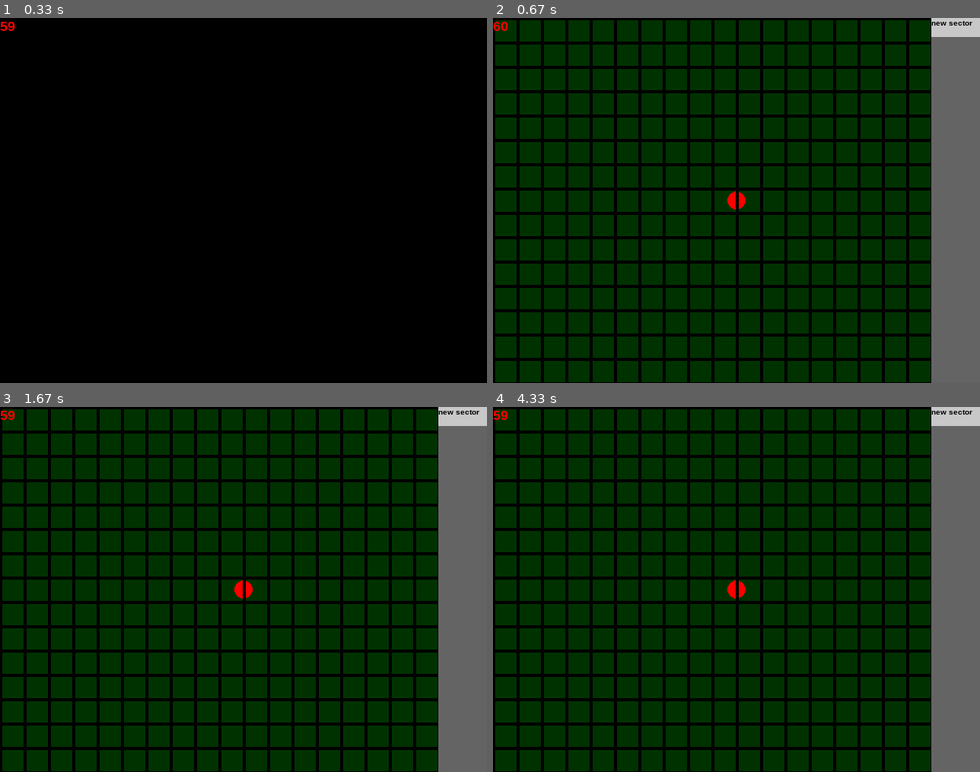
Above: before the commit, frames 1-4 (two rows, left to right).
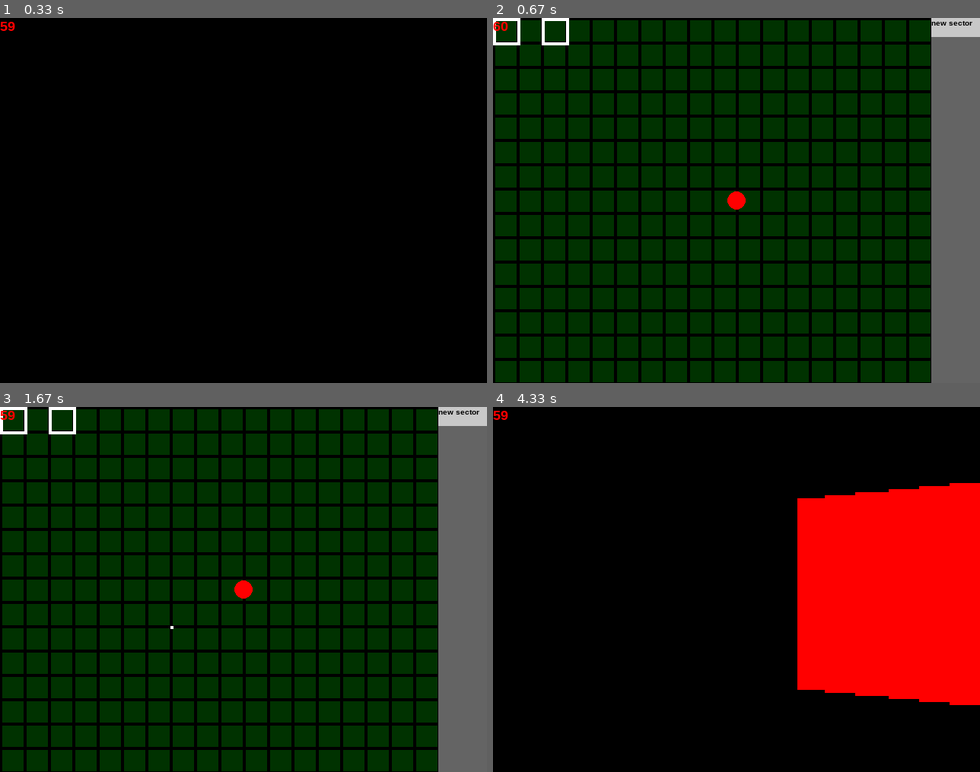
Above: after the commit, the same moments.

Repository: ArtonLong/pygame
Game: pygame game, started from 3d_rendering/main.py
Same seed, same stepped clock (60 frames per second), same inputs: the game is played once before the commit and once after it.
Inputs (mouse positions are in pixels of both pictures, inside the frame that each line leads up to):
- Up to frame 1 (0.33 s): no input
- Up to frame 2 (0.67 s): tap I at 0.33 s
- Up to frame 3 (1.67 s): click "new sector" at 0.72 s; tap I at 1 s; hold I from 1.33 s (still down); hold Right from 1.33 s (still down); move the mouse to (180, 615) at 1.37 s
- Up to frame 4 (4.33 s): release I at 1.8 s; release Right at 1.8 s; press the mouse at (955, 414) at 1.87 s; move the mouse to (760, 512) at 1.97 s; release the mouse at (561, 607) at 2.1 s; press the mouse at (955, 414) at 2.2 s; move the mouse to (760, 483) at 2.3 s; release the mouse at (570, 553) at 2.43 s; press the mouse at (955, 414) at 2.53 s; move the mouse to (882, 436) at 2.63 s; release the mouse at (814, 454) at 2.77 s; press the mouse at (955, 414) at 2.87 s; move the mouse to (794, 472) at 2.97 s; release the mouse at (629, 523) at 3.1 s; press the mouse at (955, 414) at 3.2 s; move the mouse to (867, 549) at 3.3 s; release the mouse at (775, 680) at 3.43 s; press the mouse at (955, 414) at 3.53 s; move the mouse to (911, 458) at 3.63 s; release the mouse at (872, 501) at 3.77 s; press the mouse at (955, 414) at 3.87 s; move the mouse to (765, 439) at 3.97 s; release the mouse at (580, 461) at 4.1 s; hold I from 4.17 s (still down); click (639, 644) at 4.25 s

Frame 1 is identical in both runs. In frame 2, 0.4% of the frame differs, in the area x 0-51%, y 0-53%; in frame 3, 0.4%; in frame 4, 82%, in the area x 0-100%, y 0-100%.

Commit message:
basic editor working, very annoying bug when rendering long walls: might be related to previus bug

Diff:
--- a/3d_rendering/editor.py
+++ b/3d_rendering/editor.py
@@ -1,6 +1,7 @@
 import pygame
 from pygame.locals import *
 import math
+import time
 
 from settings import *
 from sector import Sector, Wall
@@ -9,21 +10,27 @@
     def __init__(self, surface, player):
         self.DISPLAY_SURF = surface
         self.player = player
-        #self.mouse_pos = 0
-        self.sectors = []
-        self.walls = []
+        self.tslc = 0
+        self.sectors:list[Sector] = [Sector(0, 40, 3, 4, [Wall(0,0,32,0,1), Wall(32,0,32,32,2), Wall(32,32,0,32,1), Wall(0,32,0,0,2)]), Sector(0, 40, 1, 2, [Wall(64,96,0,0,3), Wall(96,96,0,32,4), Wall(96,64,32,32,3), Wall(64,64,32,0,4)])]
         self.menu_width = 64
         self.grid_scale = 32
 
         self.start_sector_point = None
-        self.start_wall_point = [0,0]
-        self.end_wall_point = [0,0]
+        self.start_wall_point = None
         self.is_placing_sector = False
 
         self.new_sector_btn = Button(self.menu_width, 25, SIZE[0]-self.menu_width, 0, "new sector")
 
+    def handle_click(self):
+        current_time = time.time()
+
+        if pygame.mouse.get_pressed()[0] and current_time - self.tslc > 0.5:
+            self.tslc = current_time
+            return True
+        return False
+
     def place_player(self):
-        pygame.draw.circle(self.DISPLAY_SURF, (255, 0, 0), (self.player.x+PIXEL_SCALE*W2, self.player.y+PIXEL_SCALE*H2), PIXEL_SCALE*3)
+        pygame.draw.circle(self.DISPLAY_SURF, (255, 0, 0), (self.player.x, self.player.y), PIXEL_SCALE*3)
 
     def draw(self):
         color = (0,0,0)
@@ -39,19 +46,49 @@
         pygame.draw.rect(self.DISPLAY_SURF, (100, 100, 100), ((SIZE[0]-self.menu_width, 0),(self.menu_width, SIZE[1])))
 
         self.new_sector_btn.draw(self.DISPLAY_SURF)
+
+        for s in self.sectors:
+            for w in s.walls:
+                self.draw_line(w.x1, w.y1, w.x2, w.y2, 0,0,0)
+
+    def button_handler(self):
         if self.new_sector_btn.button_click() and not self.is_placing_sector:
+            self.tslc = time.time() + 0.5
             self.place_sector()
             self.is_placing_sector = True
 
-        if self.is_placing_sector:
-            self.placing_walls()
-
     def place_sector(self):
-        new_sector = Sector(0,0,0,0,1,2)
+        new_sector = Sector(0,40,1,2, [])
+        self.sectors.append(new_sector)
 
     def placing_walls(self):
         mouse_pos = pygame.mouse.get_pos()
-        self.draw_pixel(mouse_pos[0], mouse_pos[1], 0)
+        mouse_x = round(mouse_pos[0]/self.grid_scale)*self.grid_scale
+        mouse_y = round(mouse_pos[1]/self.grid_scale)*self.grid_scale
+
+        self.draw_pixel(mouse_x, mouse_y, 0)
+        if self.start_wall_point != None:
+            self.draw_line(self.start_wall_point[0], self.start_wall_point[1], mouse_x, mouse_y, 0,0,0)
+
+        if self.handle_click():
+            if self.start_sector_point == None:
+                self.start_wall_point = (mouse_x, mouse_y)
+                self.start_sector_point = (mouse_x, mouse_y)
+                return
+
+            new_wall = Wall(self.start_wall_point[0], mouse_x, self.start_wall_point[1], mouse_y, 1)
+
+            if self.start_sector_point == (mouse_x, mouse_y) and len(self.sectors[-1].walls) >= 2:
+                self.start_sector_point = None
+                self.start_wall_point = None
+                self.is_placing_sector = False
+            elif self.start_sector_point == (mouse_x, mouse_y):
+                return
+            else:
+                self.start_wall_point = (mouse_x, mouse_y)
+
+            self.sectors[-1].walls.append(new_wall)
+
 
     def draw_pixel(self, x, y, c):
         if c == 0: color = (255,255,255)
@@ -61,17 +98,18 @@
         elif c == 4: color = (100,0,155)
         else: color = (50,50,50)
 
-        pygame.draw.rect(self.DISPLAY_SURF, color, ((x*PIXEL_SCALE, y*PIXEL_SCALE), (PIXEL_SCALE, PIXEL_SCALE)))
+        pygame.draw.rect(self.DISPLAY_SURF, color, ((x, y), (PIXEL_SCALE, PIXEL_SCALE)))
 
-    def drawLine(self, x1,y1,x2,y2, r,g,b):
+    def draw_line(self, x1,y1,x2,y2, r,g,b):
         x = x2-x1
         y = y2-y1
         max = math.fabs(x)
         if math.fabs(y)>max: max=math.fabs(y)
+        if x == 0 and y == 0: return
         x /= max
         y /= max
-        for i in range(max):
-            self.draw_pixel(x1,y1,r,g,b)
+        for i in range(int(max)):
+            self.draw_pixel(x1,y1,0)
             x1+=x
             y1+=y
 
@@ -81,11 +119,19 @@
         self.x, self.y = x, y
         self.text = self.font(text)
 
+        self.tslc = 0
         self.rect = pygame.Rect(x, y, width, height)
 
+    def handle_click(self):
+        current_time = time.time()
+
+        if pygame.mouse.get_pressed()[0] and current_time - self.tslc > 1:
+            self.tslc = current_time
+            return True
+        return False
+
     def button_click(self):
-        pressed = pygame.mouse.get_pressed()
-        if pressed[0]:
+        if self.handle_click():
             if self.rect.collidepoint(pygame.mouse.get_pos()):
                 return True
         return False
--- a/3d_rendering/main.py
+++ b/3d_rendering/main.py
@@ -2,6 +2,7 @@
 from pygame.locals import *
 import sys
 import math
+import time
 
 from settings import *
 from player import Player
@@ -15,18 +16,12 @@
         self._running = True
         self.DISPLAY_SURF = pygame.display.set_mode(SIZE)
         self.is_edit = False
-
-        self.player = Player(0, 0, 20, 0, 0)
+        self.tslp = 0
+
+        self.player = Player(W2*PIXEL_SCALE, H2*PIXEL_SCALE, 20, 0, 0)
         self.editor = Editor(self.DISPLAY_SURF, self.player)
 
         self.sectors = []
-        self.walls = []
-
-        # self.sectors = [Sector(0, 4, 0, 40, 3, 4), Sector(4, 8, 0, 40, 1, 2)]
-        # self.walls = [
-        #     Wall(0,0,32,0,1), Wall(32,0,32,32,2), Wall(32,32,0,32,1), Wall(0,32,0,0,2),
-        #     Wall(64,96,0,0,3), Wall(96,96,0,32,4), Wall(96,64,32,32,3), Wall(64,64,32,0,4)
-        #     ]
 
         self.cos = [0]*360
         self.sin = [0]*360
@@ -39,7 +34,7 @@
 
     def game_scene(self):
         keys = pygame.key.get_pressed()
-        if keys[pygame.K_i]:
+        if keys[pygame.K_i] and self.menu_press_interval():
             self.is_edit = True
         self.player.move_player(self.cos, self.sin)
         self.draw_3d()
@@ -84,7 +79,7 @@
                 if s.surface == 1: s.surf[x] = y1
                 if s.surface == 2: s.surf[x] = y2
                 for y in range(y1, y2):
-                    self.draw_pixel(x,y,1)
+                    self.draw_pixel(x,y,w.c)
             if front_back == 1:
                 if s.surface == 1: y2 = s.surf[x]
                 if s.surface == 2: y1 = s.surf[x]
@@ -97,12 +92,16 @@
         wz = [0,0,0,0]
         cos, sin = self.cos[self.player.a], self.sin[self.player.a]
         #bubble sort sectors in order of draw distance
-        for s in range(len(self.sectors)-1):
-            for w in range(len(self.sectors)-s-1):
-                if self.sectors[w].d < self.sectors[w+1].d:
-                    st = self.sectors[w]
-                    self.sectors[w] = self.sectors[w+1]
-                    self.sectors[w+1] = st
+        n = len(self.sectors)
+        for i in range(n):
+            swapped = False
+            for j in range(0, n-i-1):
+                if self.sectors[j].d < self.sectors[j+1].d:
+                    self.sectors[j], self.sectors[j+1] = self.sectors[j+1], self.sectors[j]
+                    swapped = True
+            if not swapped:
+                break
+
 
         for s in self.sectors:
             s.d = 0
@@ -121,8 +120,7 @@
                 cycles = 1
             #draw both sides of the wall so the top and bottom of the sector can be drawn
             for front_back in range(cycles):
-                for i in range(s.ws, s.we):
-                    w = self.walls[i]
+                for w in s.walls:
 
                     x1 = w.x1 - self.player.x
                     y1 = w.y1 - self.player.y
@@ -179,7 +177,6 @@
                     # self.draw_pixel(wx[1], wy[1], 0)
                     # self.draw_pixel(wx[2], wy[2], 0)
                     # self.draw_pixel(wx[3], wy[3], 0)
-                s.d /= (s.we-s.ws)
 
     def draw_pixel(self, x, y, c):
         if c == 0: color = (255,255,255)
@@ -193,10 +190,20 @@
 
     def edit_scene(self):
         keys = pygame.key.get_pressed()
-        if keys[pygame.K_i]:
+        if keys[pygame.K_i] and self.menu_press_interval():
             self.is_edit = False
+        self.editor.button_handler()
+        self.editor.draw()
+        if self.editor.is_placing_sector:
+            self.editor.placing_walls()
         self.editor.place_player()
-        self.editor.draw()
+
+    def menu_press_interval(self):
+        current_time = time.time()
+        if current_time - self.tslp > 0.5:
+            self.tslp = current_time
+            return True
+        return False
 
     def on_quit(self):
         pygame.quit()
@@ -220,7 +227,6 @@
                     self.on_quit()
 
             self.sectors = self.editor.sectors
-            self.walls = self.editor.walls
 
             if self.is_edit:
                self.DISPLAY_SURF.fill((0,50,0))
--- a/3d_rendering/sector.py
+++ b/3d_rendering/sector.py
@@ -8,10 +8,11 @@
         self.c = c
 
 class Sector:
-    def __init__(self, ws, we, z1, z2, ct, cb):
-        self.ws, self.we = ws, we
+    def __init__(self, z1, z2, ct, cb, walls: list[Wall]):
         self.z1, self.z2 = z1, z2
         self.ct, self.cb = ct, cb
         self.d = 0
         self.surf = [0] * WIDTH
         self.surface = 0
+
+        self.walls = walls
